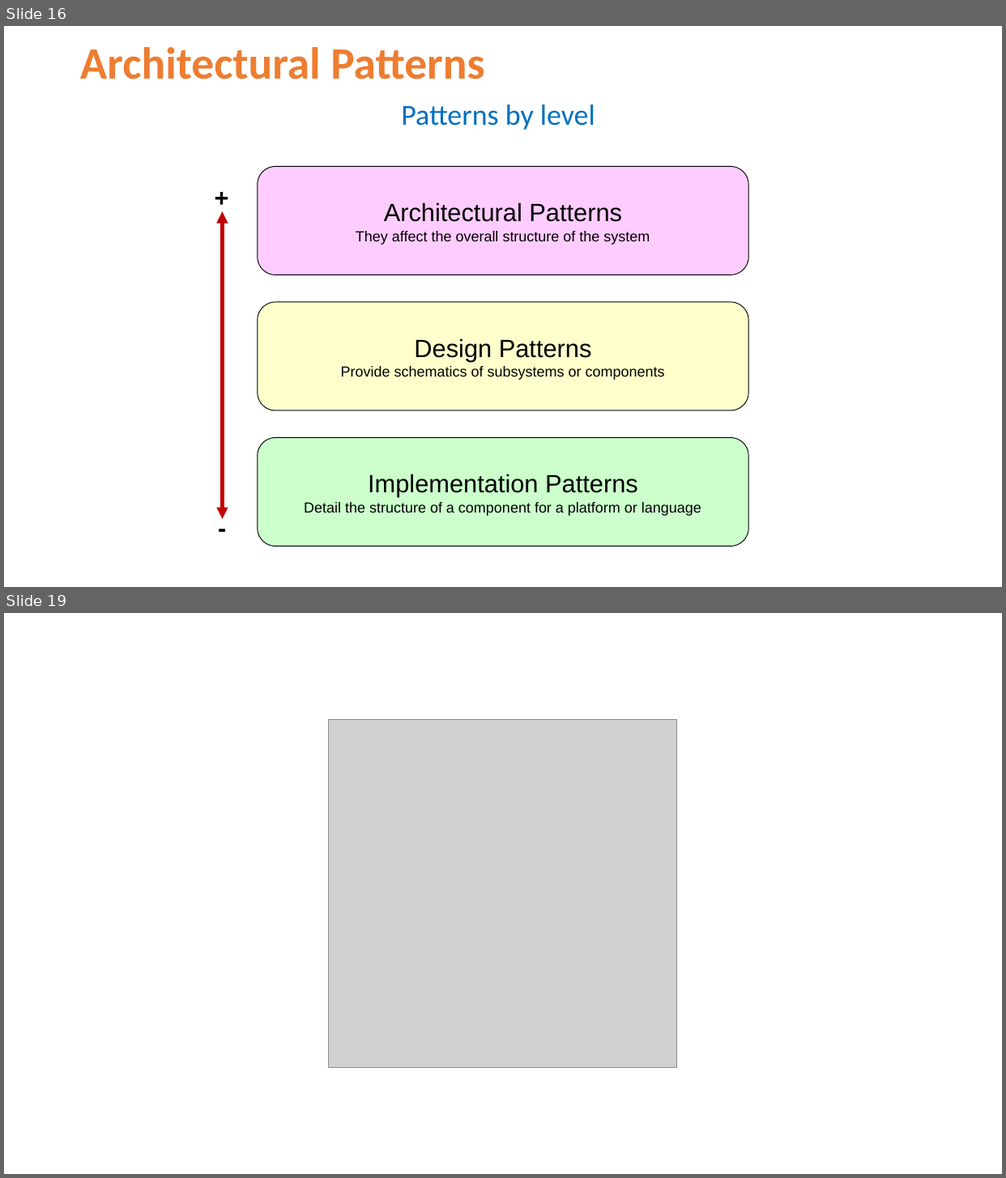
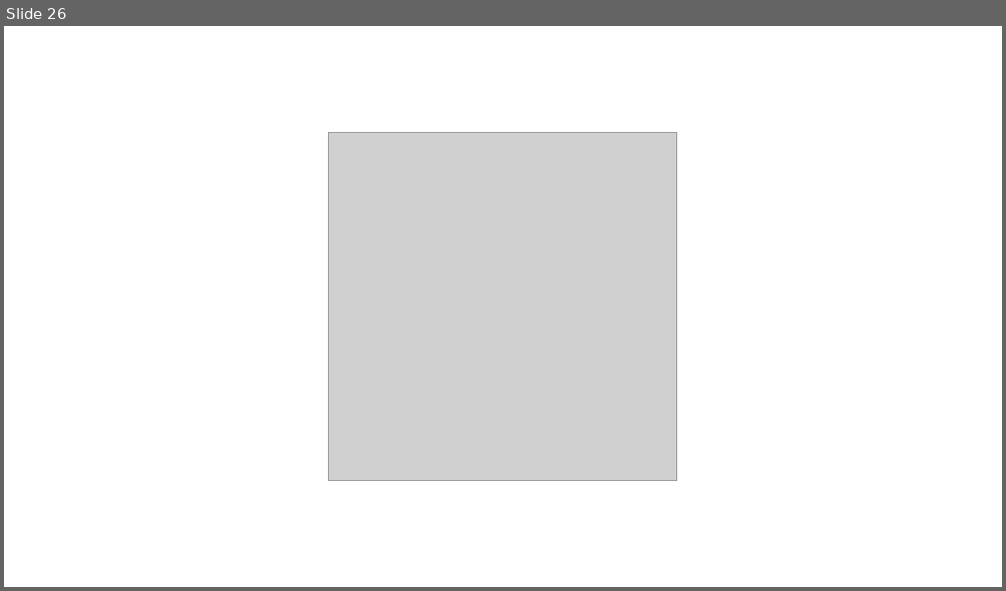
Before and after one commit to Jucer74/SoftwareArchitecture, a slide deck: Clases/04-ArchitecturalPatterns/SoftwareArchitecture-ArchitecturalPatterns.pptx. Shown one above the other, each under a label of ours: slides 16 and 19 before the commit, slide 26 after it; the slides between them are not shown. The pictures are 1006x1178 and 1006x591 pixels, drawn with LibreOffice and Linux fonts; fonts in the diff are those of the drawing; grey boxes stand for pictures; background and template pictures are left out. Boxes give left, top, right and bottom in pixels: in the first picture for what was removed or moved away, otherwise in the second. Text is boxed around its words. In the diff, an @@ line names an element or a change of style, - is before the commit and + after.

```diff
--- a/Clases/04-ArchitecturalPatterns/SoftwareArchitecture-ArchitecturalPatterns.pptx
+++ b/Clases/04-ArchitecturalPatterns/SoftwareArchitecture-ArchitecturalPatterns.pptx
@@ slide 16 removed at bbox=[4, 26, 1002, 587], background #FFFFFF @@
@@ title removed at bbox=[80, 47, 484, 79] @@
-Architectural Patterns
@@ text removed at bbox=[401, 105, 595, 130] @@
-Patterns by level
@@ rounded rectangle removed at bbox=[258, 167, 749, 275] @@
-Architectural Patterns
-They affect the overall structure of the system
@@ text removed at bbox=[206, 179, 236, 237] @@
-+
@@ double arrow removed from (223, 211) to (223, 519) @@
@@ rounded rectangle removed at bbox=[258, 302, 749, 411] @@
-Design Patterns
-Provide schematics of subsystems or components
@@ rounded rectangle removed at bbox=[258, 437, 749, 546] @@
-Implementation Patterns
-Detail the structure of a component for a platform or language
@@ text removed at bbox=[211, 509, 234, 567] @@
--
@@ what was slide 19 is now slide 26 @@
```
Also in this commit, not shown: 2 slides changed, 23 slides added, 15 other slides removed.
